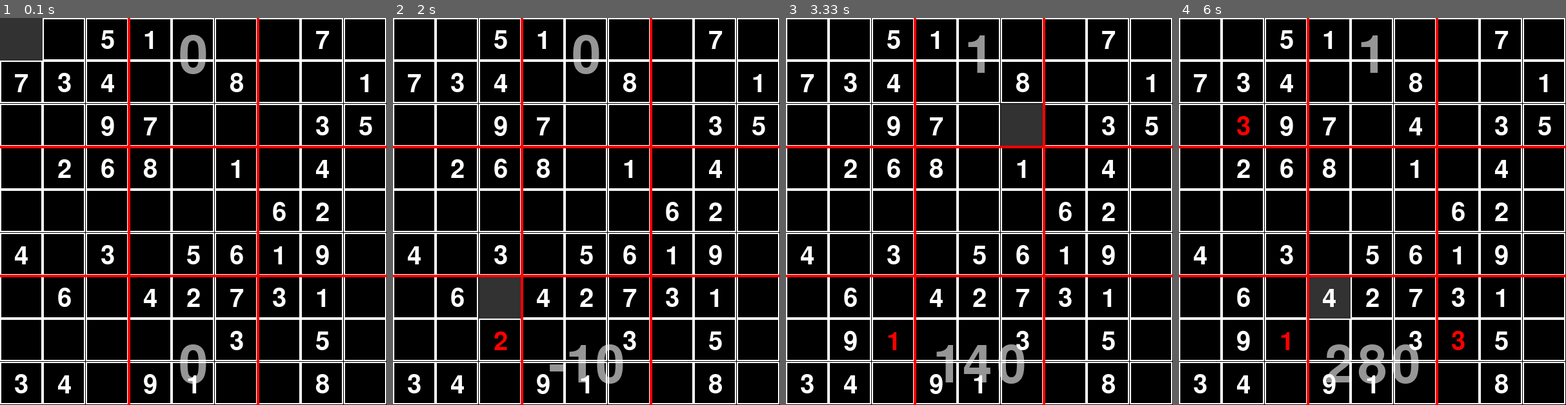
Above: before the commit, frames 1-4 (left to right).
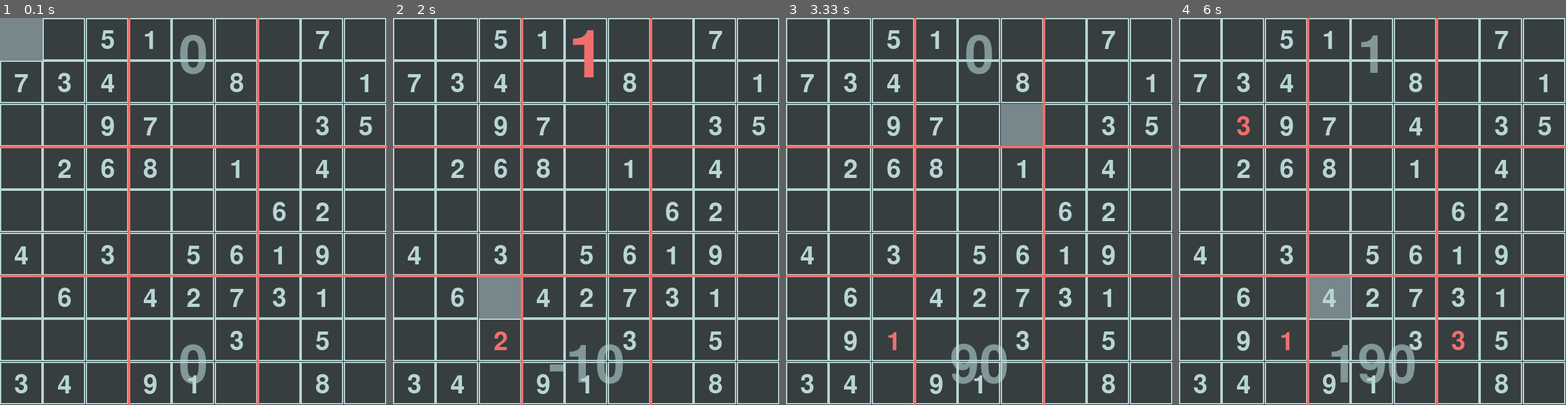
Above: after the commit, the same moments.

Repository: leifer98/soduko-python
Game: pygame game, started from soduko.py
Two runs of this game, one before a commit and one after it. Both use one fixed random seed, a clock stepped at 60 frames per second and the inputs below.
Inputs (mouse positions are in pixels of both pictures, inside the frame that each line leads up to):
- Up to frame 1 (0.1 s): no input
- Up to frame 2 (2 s): hold Left 0.33-0.87 s; move the mouse to (578, 257) at 0.37 s; move the mouse to (443, 172) at 0.9 s; click (443, 172) at 1.03 s; hold Down 1.3-1.6 s; click (520, 304) at 1.47 s; tap 2 at 1.63 s
- Up to frame 3 (3.33 s): hold 1 2.03-2.43 s; click (878, 331) at 2.2 s; click (847, 335) at 2.6 s; tap 9 at 2.87 s; move the mouse to (1014, 110) at 3.3 s
- Up to frame 4 (6 s): click (1407, 110) at 3.43 s; tap 4 at 3.7 s; click (1438, 350) at 4.27 s; hold 3 4.5-5.13 s; hold Right 4.5-5.13 s; move the mouse to (1256, 134) at 4.53 s; click (1256, 134) at 4.67 s; move the mouse to (1465, 211) at 5.2 s; click (1465, 211) at 5.33 s; hold Down from 5.83 s (still down); move the mouse to (1341, 288) at 5.87 s

The runs differ from the first frame. In frame 1, 99% of the frame differs, in the area x 0-100%, y 0-100%; in frame 2, 99%; in frame 3, 99%; in frame 4, 99%.

Commit message:
add bolded score and time with colors(no animation yet)

Diff:
--- a/soduko.py
+++ b/soduko.py
@@ -7,9 +7,9 @@
 pygame.display.set_caption('Soduko')
 clock, start_ticks = pygame.time.Clock(), pygame.time.get_ticks()
 pressed = pygame.key.get_pressed()
-black, white, red, green, blue, gray = (0,0,0), (255,255,255), (255,0,0), (0,255,0), (0,0,255), (50,50,50)
+black, white, red, green, blue, gray = (55, 62, 64), (183, 213, 212), (239, 111, 108), (63, 125, 32), (131, 128, 182), (119, 135, 139)
 reverted, solved = [], []
-score = 0
+score, delay, winloss = 0, 0, True
 
 # hard
 # matrix = [[7,0,6,0,0,0,0,8,0],
@@ -55,7 +55,7 @@
                 matrix[i][j] = matrix[i][j] - 10
 
 def square(posX,posY,value = 0):
-    global score, start_ticks
+    global score, start_ticks, delay, winloss
     pygame.draw.rect(surface, white, (posX * width / 9, posY * height / 9, width / 9, height / 9), 2)
     mouse = pygame.mouse.get_pos()
     if (posX * width / 9) + (width / 9)>mouse[0]>(posX * width / 9) and \
@@ -85,72 +85,119 @@
             value = 1
             if not value == solved[posX][posY]:
                 score = score - 10 * int(math.sqrt((pygame.time.get_ticks() - start_ticks)/1000))
-                start_ticks = pygame.time.get_ticks()
-            elif not matrix[posX][posY] % 10 == value:
-                score = max(score + 150 - 10 * int(math.sqrt((pygame.time.get_ticks() - start_ticks)/1000)), 20)
-                start_ticks = pygame.time.get_ticks()
+                delay = int((pygame.time.get_ticks() - start_ticks) / 1000)
+                start_ticks = pygame.time.get_ticks()
+                winloss = False
+            elif not matrix[posX][posY] % 10 == value:
+                score += max(100 - 10 * int(math.sqrt((pygame.time.get_ticks() - start_ticks)/1000)), 20)
+                delay = int((pygame.time.get_ticks() - start_ticks) / 1000)
+                start_ticks = pygame.time.get_ticks()
+                winloss = True
+
         elif pressed[pygame.K_2] or pressed[pygame.K_KP2]:
             value = 2
             if not value == solved[posX][posY]:
                 score = score - 10 * int(math.sqrt((pygame.time.get_ticks() - start_ticks)/1000))
-                start_ticks = pygame.time.get_ticks()
-            elif not matrix[posX][posY] % 10 == value:
-                score = max(score + 150 - 10 * int(math.sqrt((pygame.time.get_ticks() - start_ticks)/1000)), 20)
-                start_ticks = pygame.time.get_ticks()
+                delay = int((pygame.time.get_ticks() - start_ticks) / 1000)
+                start_ticks = pygame.time.get_ticks()
+                winloss = False
+            elif not matrix[posX][posY] % 10 == value:
+                score += max(100 - 10 * int(math.sqrt((pygame.time.get_ticks() - start_ticks)/1000)), 20)
+                delay = int((pygame.time.get_ticks() - start_ticks) / 1000)
+                start_ticks = pygame.time.get_ticks()
+                winloss = True
+
         elif pressed[pygame.K_3] or pressed[pygame.K_KP3]:
             value = 3
             if not value == solved[posX][posY]:
                 score = score - 10 * int(math.sqrt((pygame.time.get_ticks() - start_ticks)/1000))
-                start_ticks = pygame.time.get_ticks()
-            elif not matrix[posX][posY] % 10 == value:
-                score = max(score + 150 - 10 * int(math.sqrt((pygame.time.get_ticks() - start_ticks)/1000)), 20)
-                start_ticks = pygame.time.get_ticks()
+                delay = int((pygame.time.get_ticks() - start_ticks) / 1000)
+                start_ticks = pygame.time.get_ticks()
+                winloss = False
+            elif not matrix[posX][posY] % 10 == value:
+                score += max(100 - 10 * int(math.sqrt((pygame.time.get_ticks() - start_ticks)/1000)), 20)
+                delay = int((pygame.time.get_ticks() - start_ticks) / 1000)
+                start_ticks = pygame.time.get_ticks()
+                winloss = True
+
         elif pressed[pygame.K_4] or pressed[pygame.K_KP4]:
             value = 4
             if not value == solved[posX][posY]:
                 score = score - 10 * int(math.sqrt((pygame.time.get_ticks() - start_ticks)/1000))
-                start_ticks = pygame.time.get_ticks()
-            elif not matrix[posX][posY] % 10 == value:
-                score = max(score + 150 - 10 * int(math.sqrt((pygame.time.get_ticks() - start_ticks)/1000)), 20)
-                start_ticks = pygame.time.get_ticks()
+                delay = int((pygame.time.get_ticks() - start_ticks) / 1000)
+                start_ticks = pygame.time.get_ticks()
+                winloss = False
+            elif not matrix[posX][posY] % 10 == value:
+                score += max(100 - 10 * int(math.sqrt((pygame.time.get_ticks() - start_ticks)/1000)), 20)
+                delay = int((pygame.time.get_ticks() - start_ticks) / 1000)
+                start_ticks = pygame.time.get_ticks()
+                winloss = True
+
         elif pressed[pygame.K_5] or pressed[pygame.K_KP5]:
             value = 5
             if not value == solved[posX][posY]:
                 score = score - 10 * int(math.sqrt((pygame.time.get_ticks() - start_ticks)/1000))
-                start_ticks = pygame.time.get_ticks()
-            elif not matrix[posX][posY] % 10 == value:
-                score = max(score + 150 - 10 * int(math.sqrt((pygame.time.get_ticks() - start_ticks)/1000)), 20)
-                start_ticks = pygame.time.get_ticks()
+                delay = int((pygame.time.get_ticks() - start_ticks) / 1000)
+                start_ticks = pygame.time.get_ticks()
+                winloss = False
+            elif not matrix[posX][posY] % 10 == value:
+                score += max(100 - 10 * int(math.sqrt((pygame.time.get_ticks() - start_ticks)/1000)), 20)
+                delay = int((pygame.time.get_ticks() - start_ticks) / 1000)
+                start_ticks = pygame.time.get_ticks()
+                winloss = True
+
         elif pressed[pygame.K_6] or pressed[pygame.K_KP6]:
             value = 6
             if not value == solved[posX][posY]:
                 score = score - 10 * int(math.sqrt((pygame.time.get_ticks() - start_ticks)/1000))
-                start_ticks = pygame.time.get_ticks()
-            elif not matrix[posX][posY] % 10 == value:
-                score = max(score + 150 - 10 * int(math.sqrt((pygame.time.get_ticks() - start_ticks)/1000)), 20)
-                start_ticks = pygame.time.get_ticks()
+                delay = int((pygame.time.get_ticks() - start_ticks) / 1000)
+                start_ticks = pygame.time.get_ticks()
+                winloss = False
+            elif not matrix[posX][posY] % 10 == value:
+                score += max(100 - 10 * int(math.sqrt((pygame.time.get_ticks() - start_ticks)/1000)), 20)
+                delay = int((pygame.time.get_ticks() - start_ticks) / 1000)
+                start_ticks = pygame.time.get_ticks()
+                winloss = True
+
         elif pressed[pygame.K_7] or pressed[pygame.K_KP7]:
             value = 7
             if not value == solved[posX][posY]:
                 score = score - 10 * int(math.sqrt((pygame.time.get_ticks() - start_ticks)/1000))
-                start_ticks = pygame.time.get_ticks()
-            elif not matrix[posX][posY] % 10 == value:
-                score = max(score + 150 - 10 * int(math.sqrt((pygame.time.get_ticks() - start_ticks)/1000)), 20)
-                start_ticks = pygame.time.get_ticks()
+                delay = int((pygame.time.get_ticks() - start_ticks) / 1000)
+                start_ticks = pygame.time.get_ticks()
+                winloss = False
+            elif not matrix[posX][posY] % 10 == value:
+                score += max(100 - 10 * int(math.sqrt((pygame.time.get_ticks() - start_ticks)/1000)), 20)
+                delay = int((pygame.time.get_ticks() - start_ticks) / 1000)
+                start_ticks = pygame.time.get_ticks()
+                winloss = True
+
         elif pressed[pygame.K_8] or pressed[pygame.K_KP8]:
             value = 8
             if not value == solved[posX][posY]:
                 score = score - 10 * int(math.sqrt((pygame.time.get_ticks() - start_ticks)/1000))
-                start_ticks = pygame.time.get_ticks()
-            elif not matrix[posX][posY] % 10 == value:
-                score = max(score + 150 - 10 * int(math.sqrt((pygame.time.get_ticks() - start_ticks)/1000)), 20)
-                start_ticks = pygame.time.get_ticks()
+                delay = int((pygame.time.get_ticks() - start_ticks) / 1000)
+                start_ticks = pygame.time.get_ticks()
+                winloss = False
+            elif not matrix[posX][posY] % 10 == value:
+                score += max(100 - 10 * int(math.sqrt((pygame.time.get_ticks() - start_ticks)/1000)), 20)
+                delay = int((pygame.time.get_ticks() - start_ticks)/1000)
+                start_ticks = pygame.time.get_ticks()
+                winloss = True
+
         elif pressed[pygame.K_9] or pressed[pygame.K_KP9]:
             value = 9
             if not value == solved[posX][posY]:
                 score = score - 10 * int(math.sqrt((pygame.time.get_ticks() - start_ticks)/1000))
-            elif not matrix[posX][posY] % 10 == value:
-                score = max(score + 150 - 10 * int(math.sqrt((pygame.time.get_ticks() - start_ticks)/1000)), 20)
+                delay = int((pygame.time.get_ticks() - start_ticks) / 1000)
+                start_ticks = pygame.time.get_ticks()
+                winloss = False
+            elif not matrix[posX][posY] % 10 == value:
+                score += max(100 - 10 * int(math.sqrt((pygame.time.get_ticks() - start_ticks)/1000)), 20)
+                delay = int((pygame.time.get_ticks() - start_ticks) / 1000)
+                start_ticks = pygame.time.get_ticks()
+                winloss = True
+
         elif pressed[pygame.K_UP] and posY>0:
             if reverted[posX][posY-1] == 0:
                 value = value - 10
@@ -180,8 +227,15 @@
     surface.blit(textSurf, textRect)
 
 def timer():
+    global delay, start_ticks
     seconds = int((pygame.time.get_ticks() - start_ticks) / 1000)
-    largeText = pygame.font.SysFont('britannic', int(height / 5))
+    if delay > 0:
+        temp = seconds
+        seconds = delay
+        if not temp < 3:
+            delay = 0
+            start_ticks = pygame.time.get_ticks()
+
     string = str(seconds)
     if seconds > 59 :
         minutes = int(seconds / 60)
@@ -189,9 +243,17 @@
         string = str(minutes) + ':' + str(seconds)
         if seconds<10:
             string = str(minutes) + ':0' + str(seconds)
+
+    largeText = pygame.font.SysFont('britannic', int(height / 5))
     textSurf, textRect = text_objects(string, largeText, white)
     textSurf.set_alpha(150)
-    textRect.center = (width / 2, width/10)
+    if delay > 0:
+        largeText = pygame.font.SysFont('britannic', int(height / 4))
+        if winloss:
+            textSurf, textRect = text_objects(string, largeText, green)
+        else:
+            textSurf, textRect = text_objects(string, largeText, red)
+    textRect.center = (width / 2, width / 10)
     surface.blit(textSurf, textRect)
 
 def loop():
